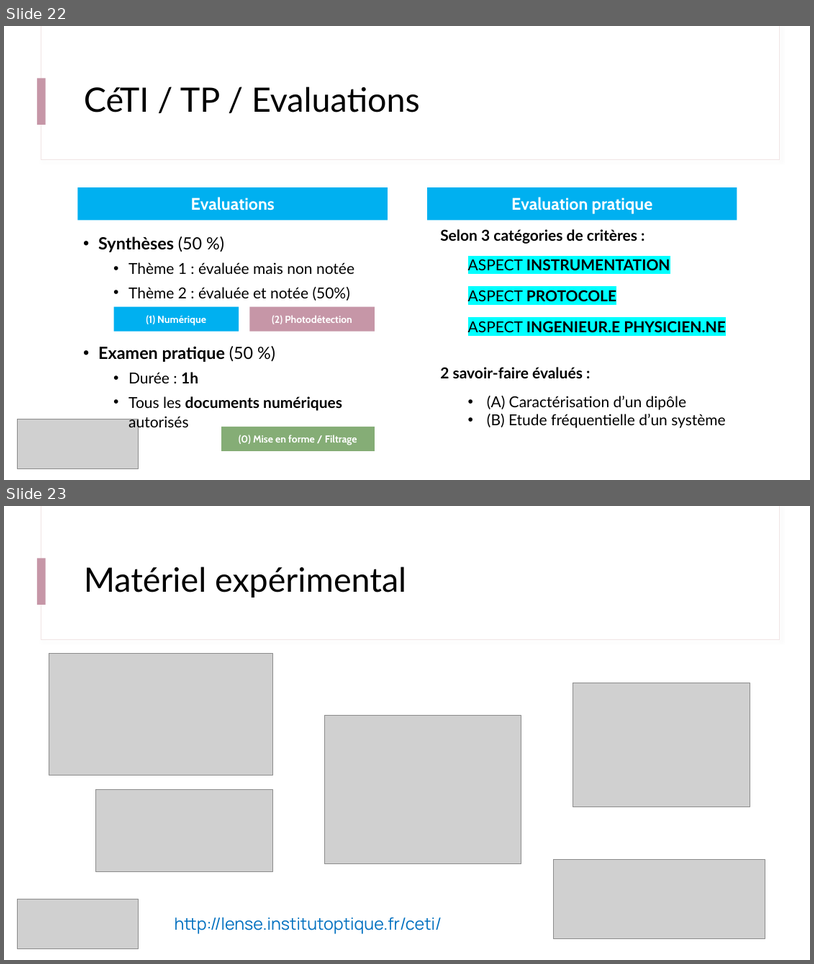
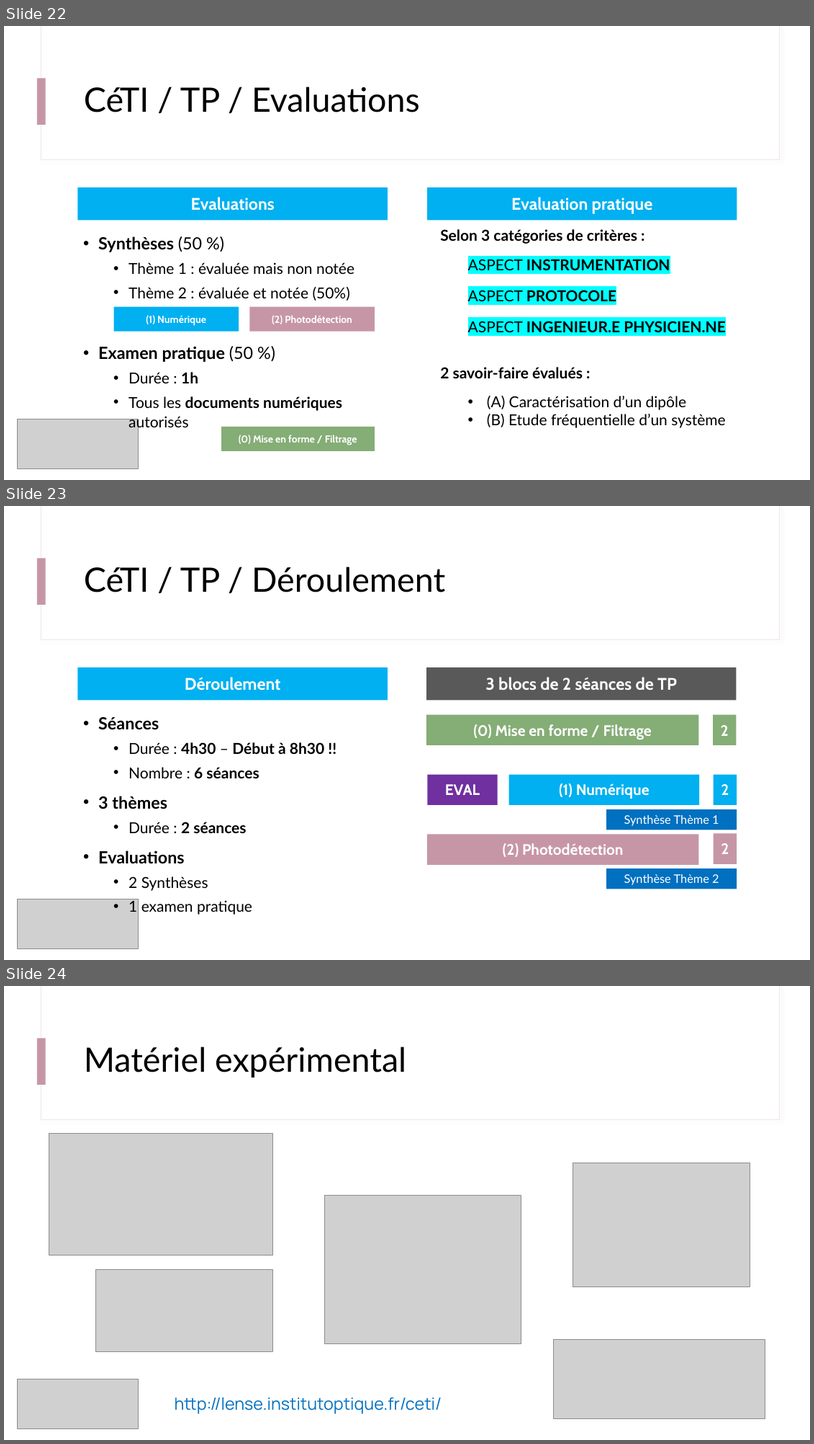
Before and after one commit to IOGS-Digital-Methods/semester-5, a slide deck: CeTI/b0_intro/B0_1_CeTI.pptx. Shown one above the other, each under a label of ours: slides 22 and 23 before the commit, slides 22, 23 and 24 after it. The pictures are 814x964 and 814x1444 pixels, drawn with LibreOffice and Linux fonts; fonts in the diff are those of the drawing; grey boxes stand for pictures. Boxes give left, top, right and bottom in pixels: in the first picture for what was removed or moved away, otherwise in the second. Text is boxed around its words. In the diff, an @@ line names an element or a change of style, - is before the commit and + after.

```diff
--- a/CeTI/b0_intro/B0_1_CeTI.pptx
+++ b/CeTI/b0_intro/B0_1_CeTI.pptx
@@ slide 23 added at (x1=4, y1=506, x2=810, y2=960), background #FFFFFF; not listed: 3 template elements that a slide beside it also shows @@
@@ title added at (x1=84, y1=566, x2=445, y2=592), 40 pt, text #000000 @@
+CéTI / TP / Déroulement
@@ rectangle added at (x1=78, y1=667, x2=388, y2=700), fill #00B0F0, 20 pt, text #FFFFFF, bold @@
+Déroulement
@@ rectangle added at (x1=427, y1=667, x2=736, y2=700), fill #595959, 20 pt, text #FFFFFF, bold @@
+3 blocs de 2 séances de TP
@@ text added at (x1=98, y1=717, x2=324, y2=914), 18 pt, text #000000, bold @@
+• Séances
+  • Durée : 4h30 – Début à 8h30 !!
+  • Nombre : 6 séances
+• 3 thèmes
+  • Durée : 2 séances
+• Evaluations
+  • 2 Synthèses
+  • 1 examen pratique
@@ rectangle added at (x1=427, y1=715, x2=700, y2=745), fill #85AD76, 18 pt, text #FFFFFF, bold @@
+(0) Mise en forme / Filtrage
@@ rectangle added at (x1=714, y1=715, x2=737, y2=745), fill #85AD76, 18 pt, text #FFFFFF, bold @@
+2
@@ rectangle added at (x1=428, y1=775, x2=498, y2=805), fill #7030A0, 18 pt, text #FFFFFF, bold @@
+EVAL
@@ rectangle added at (x1=509, y1=775, x2=700, y2=805), fill #00B0F0, 18 pt, text #FFFFFF, bold @@
+(1) Numérique
@@ rectangle added at (x1=714, y1=775, x2=737, y2=805), fill #00B0F0, 18 pt, text #FFFFFF, bold @@
+2
@@ rectangle added at (x1=607, y1=809, x2=737, y2=830), fill #0070C0, 14 pt, text #FFFFFF @@
+Synthèse Thème 1
@@ rectangle added at (x1=427, y1=834, x2=700, y2=864), fill #C696A7, 18 pt, text #FFFFFF, bold @@
+(2) Photodétection
@@ rectangle added at (x1=714, y1=834, x2=737, y2=864), fill #C696A7, 18 pt, text #FFFFFF, bold @@
+2
@@ rectangle added at (x1=607, y1=868, x2=737, y2=889), fill #0070C0, 14 pt, text #FFFFFF @@
+Synthèse Thème 2
@@ picture added at (x1=17, y1=898, x2=139, y2=948) @@
@@ what was slide 23 is now slide 24 @@
```
Also in this commit, not shown: 2 other files.
